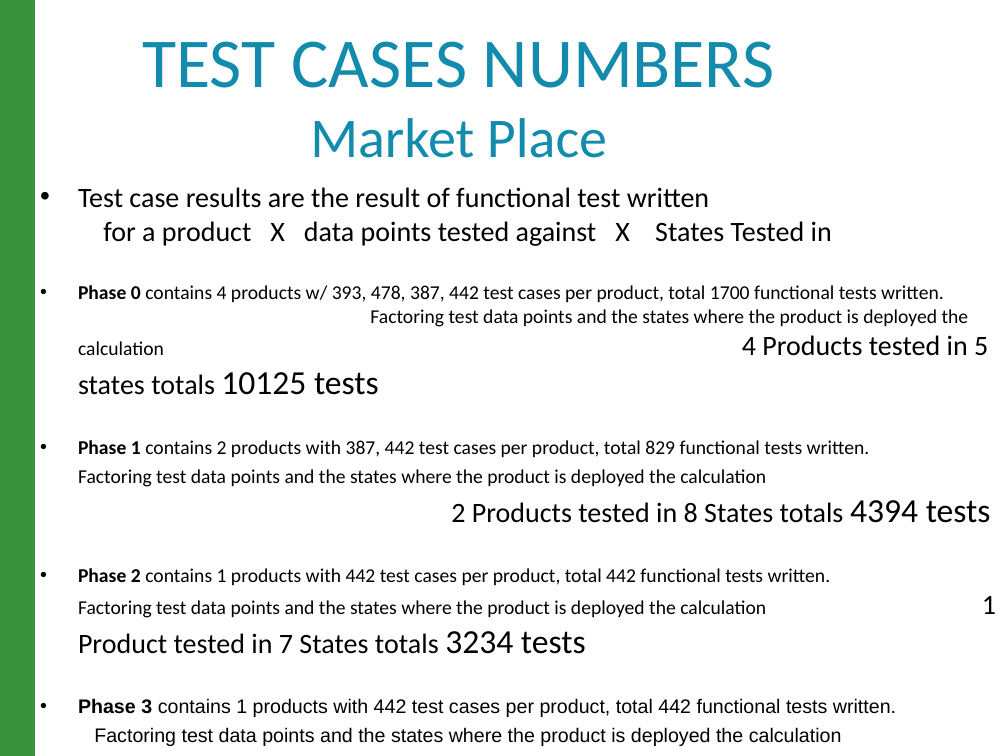
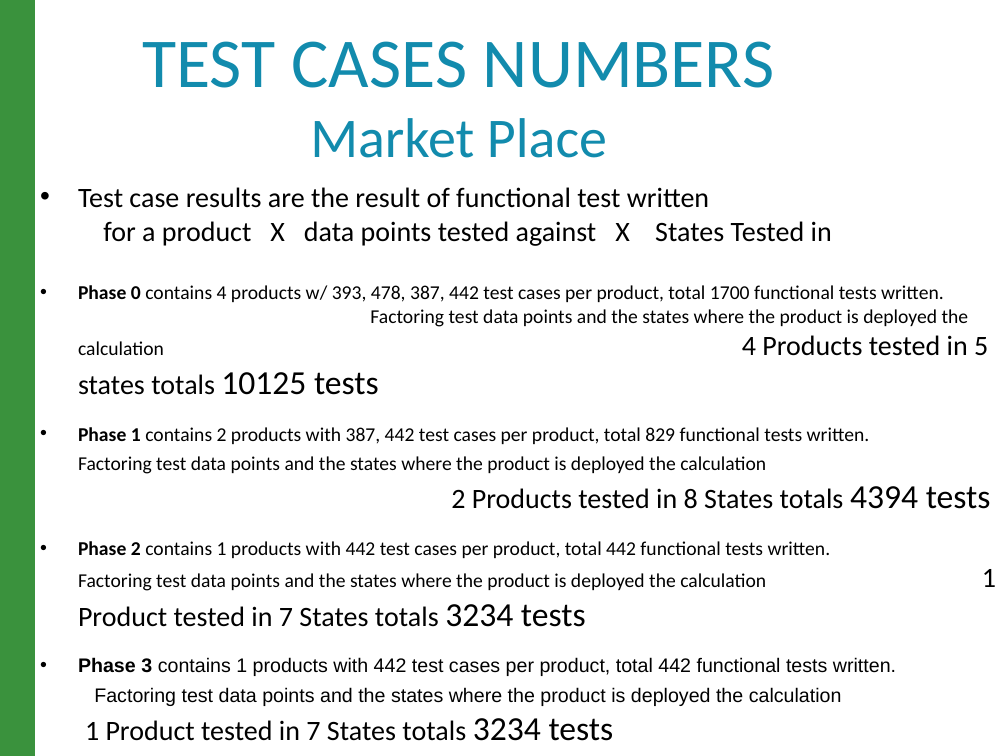
Before and after one commit to raghav9329/mainProf, a slide deck: slide 9 of CurrentWork_Delta/CX_StrategyPowerPoint.pptx. Drawn at 1008x756 pixels with LibreOffice and Linux fonts; fonts in the diff are those of the drawing. Boxes give left, top, right and bottom in pixels: in the first picture for what was removed or moved away, otherwise in the second. Text is boxed around its words. In the diff, an @@ line names an element or a change of style, - is before the commit and + after.

```diff
--- a/CurrentWork_Delta/CX_StrategyPowerPoint.pptx
+++ b/CurrentWork_Delta/CX_StrategyPowerPoint.pptx
@@ text "Test case results are the ..." rewrapped from [78, 187, 996, 746] to [78, 187, 991, 741] @@
```
Also in this commit, not shown: 3 other files.
